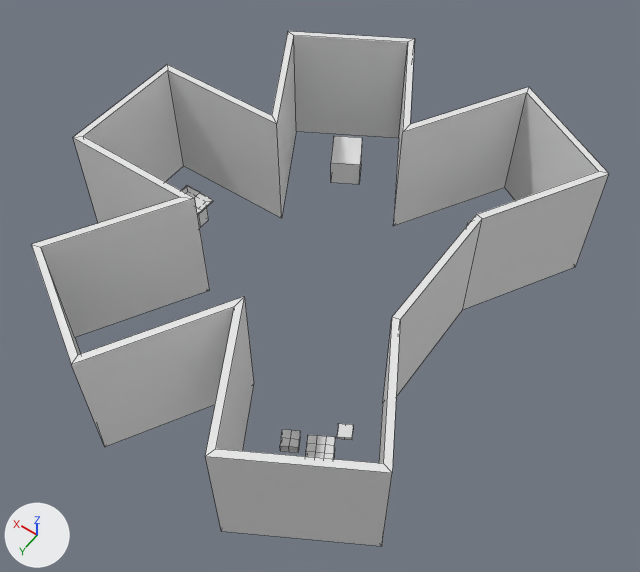
The Blender file Assets/Museum/museum.blend as it was, and as the next commit left it.
Before and after are seen from a 50 mm camera at (-9.13, 13.22, 21.2) aimed at (-0.07, 0.54, 1.27). The axes (+X, +Y, +Z) are drawn at lower left. The lights are the same throughout. Mesh edges are drawn as thin lines.
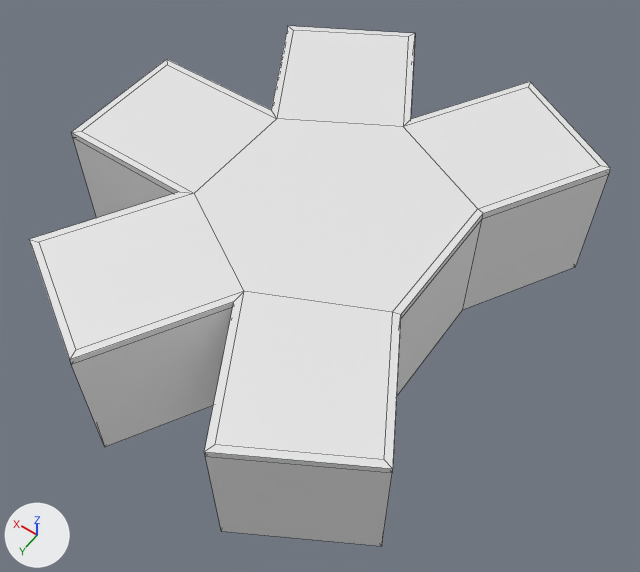
Pixel boxes [x1, y1, x2, y2] of what changed, in the pictures (640 x 572 px):
'Roof', added: after [29, 26, 611, 473]
'Cube.003', reshaped (not visible afterwards): before [331, 136, 362, 184]
'Building', unchanged, covered by the edit: before [31, 31, 609, 546]; after [72, 138, 609, 546]

Patch to the scene script:
```diff
--- a/Assets/Museum/museum.blend.py
+++ b/Assets/Museum/museum.blend.py
@@ mat_video @@
+mat_video = diffuse_material('Video')
+mat_video.base_color = (0.8, 0.8, 0.8)  # white #e7e7e7
@@ me_cube_003 @@
 # used by ob_cube_003; parent = ob_stands; location = (2.595, -4.695, -1.0); rotation_euler = (0.0, 0.0, -1.047), in degrees (0, 0, -60); scale = (1.9, 1.9, 1.0)
-me_cube_003.from_pydata(...)  # 8 vertices, 6 faces; spans x -0.25..0.25, y -0.25..0.25, z 1.0..2.2
+me_cube_003.from_pydata(...)  # 16 vertices, 14 faces; spans x -0.15..0.15, y -0.25..0.25, z 1.0..2.14
+# me_cube_003 part 1: the whole mesh is rebuilt
+me_cube_003.materials.append(mat_video)  # white #e7e7e7
@@ me_cylinder_001 @@
+me_cylinder_001.from_pydata(...)  # 64 vertices, 39 faces, 16 loose edges; spans x -5.46..7.46, y -7.46..7.46, z 4.0..4.2
@@ ob_roof @@
+ob_roof = bpy.data.objects.new('Roof', me_cylinder_001)
+ob_roof.location = (0.0, 0.0, 0.0)
```
